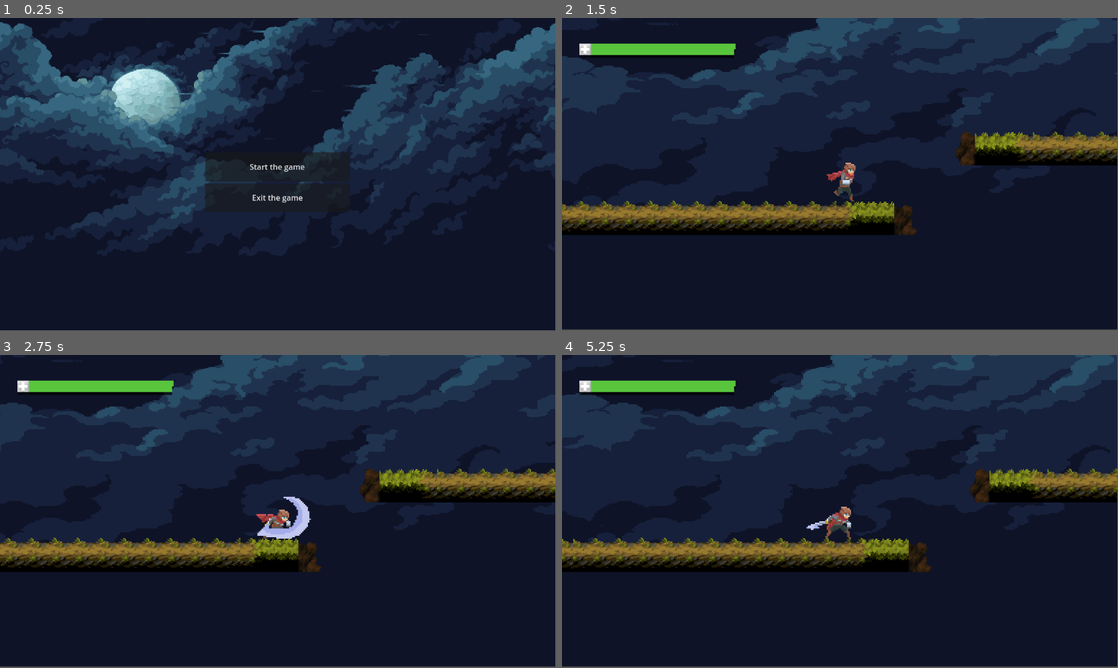
Above: before the commit, frames 1-4 (two rows, left to right).
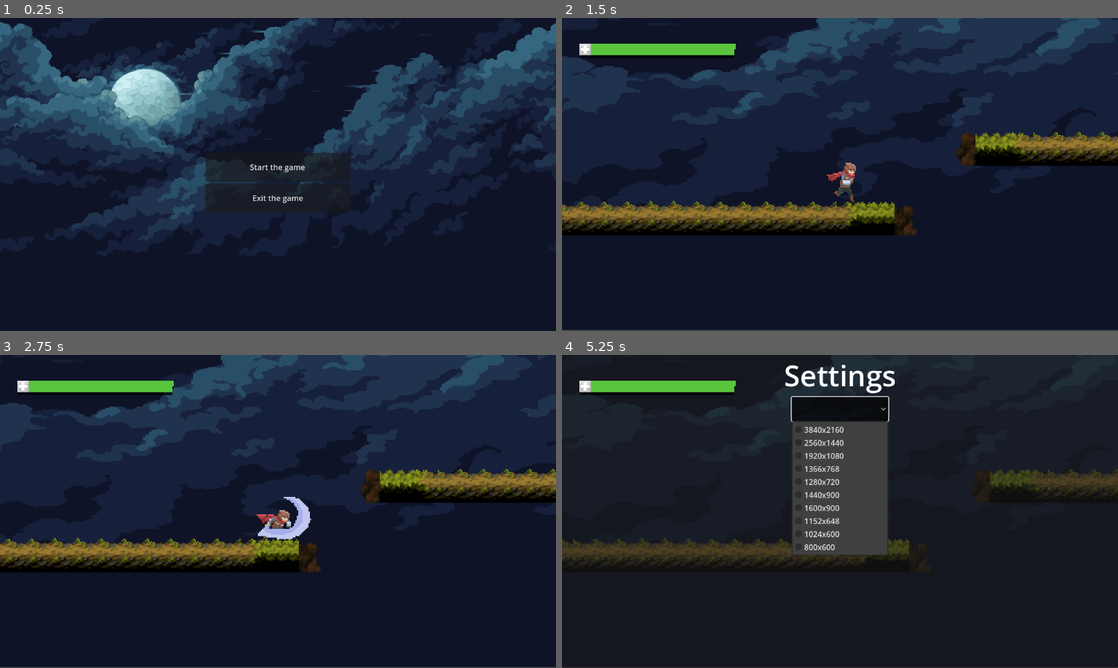
Above: after the commit, the same moments.

Repository: CN-Shopkeeper/godot_demo_collection
Game: Godot game, scene res://demo_projects/0001-moon_graveyard_platform_jump/scene/main.tscn
Two runs of this game, one before a commit and one after it. Both use one fixed random seed, a clock stepped at 60 frames per second and the inputs below.
Inputs (mouse positions are in pixels of both pictures, inside the frame that each line leads up to):
- Up to frame 1 (0.25 s): no input
- Up to frame 2 (1.5 s): click "Start the game" at 0.5 s; tap Enter (ui_accept) at 1.25 s; move the mouse to (962, 158) at 1.27 s; hold D (RIGHT) from 1.28 s (still down)
- Up to frame 3 (2.75 s): keep holding D (RIGHT); tap J (platform_jump_2d_attack1) at 1.52, 2.27 s; move the mouse to (166, 527) at 2.02 s
- Up to frame 4 (5.25 s): move the mouse to (895, 442) at 2.77 s; release D (RIGHT) at 2.78 s; hold A (LEFT) 2.78-3.53 s; move the mouse to (812, 574) at 3.52 s; hold D (RIGHT) 3.53-5 s; tap J (platform_jump_2d_attack1) at 3.77, 4.52 s; move the mouse to (1006, 558) at 4.27 s; tap Escape (toggle_settings, bound only after the commit) at 4.9 s; click (840, 408) at 5.02 s
In our replay, the window is 799x449 before the commit and 800x450 after it. These sizes can differ from the game's own. Grey fills any space a smaller window leaves; there, only what the larger window draws over its background counts as a difference.

The runs differ from the first frame. In frame 1, 0.5% of the frame differs, in the area x 1-100%, y 0-68%; in frame 2, 1.7%; in frame 3, 1.7%; in frame 4, 24%, in the area x 0-100%, y 0-100%.

Commit message:
add: 0007-resolution_settings_menu

Diff:
--- /dev/null
+++ b/0000-0100/0007-resolution_setting_menu/scenes/game.tscn
@@ -0,0 +1,4 @@
+[gd_scene format=3 uid="uid://c8bglwfp8kgwh"]
+
+[node name="Game" type="Node2D"]
+metadata/_edit_horizontal_guides_ = [-568.0]
--- /dev/null
+++ b/0000-0100/0007-resolution_setting_menu/scenes/gui_components/settings_menu.gd
@@ -0,0 +1,27 @@
+extends Control
+
+@onready var resolution_option_button: OptionButton = $Panel/HBoxContainer/VBoxContainer/OptionButton
+
+func add_resolutions():
+	for r in GUI.resolutions:
+		resolution_option_button.add_item(r)
+
+func update_button_values():
+	var windows_size_str = str(get_window().size.x,"x",get_window().size.y)
+	print(windows_size_str)
+	var resolution_index = GUI.resolutions.keys().find(windows_size_str)
+	print(resolution_index)
+	resolution_option_button.selected = resolution_index
+
+func _ready() -> void:
+	add_resolutions()
+
+
+func _on_option_button_item_selected(index: int) -> void:
+	var key = resolution_option_button.get_item_text(index)
+	# method in the video
+	#get_window().set_size(GUI.resolutions[key])
+
+	# Embedded windows need to be disabled to run in the editor
+	DisplayServer.window_set_size(GUI.resolutions[key])
+	GUI.center_window()
--- /dev/null
+++ b/0000-0100/0007-resolution_setting_menu/scenes/gui_components/settings_menu.tscn
@@ -0,0 +1,48 @@
+[gd_scene load_steps=3 format=3 uid="uid://bf0s653lpylpp"]
+
+[ext_resource type="Script" uid="uid://dyd1uotnmubj5" path="res://0000-0100/0007-resolution_setting_menu/scenes/gui_components/settings_menu.gd" id="1_jxwj1"]
+
+[sub_resource type="LabelSettings" id="LabelSettings_jxwj1"]
+font_size = 60
+
+[node name="SettingsMenu" type="Control"]
+layout_mode = 3
+anchors_preset = 15
+anchor_right = 1.0
+anchor_bottom = 1.0
+grow_horizontal = 2
+grow_vertical = 2
+script = ExtResource("1_jxwj1")
+
+[node name="Panel" type="Panel" parent="."]
+layout_mode = 1
+anchors_preset = 15
+anchor_right = 1.0
+anchor_bottom = 1.0
+grow_horizontal = 2
+grow_vertical = 2
+
+[node name="HBoxContainer" type="HBoxContainer" parent="Panel"]
+layout_mode = 1
+anchors_preset = 15
+anchor_right = 1.0
+anchor_bottom = 1.0
+grow_horizontal = 2
+grow_vertical = 2
+
+[node name="VBoxContainer" type="VBoxContainer" parent="Panel/HBoxContainer"]
+layout_mode = 2
+size_flags_horizontal = 3
+
+[node name="Label" type="Label" parent="Panel/HBoxContainer/VBoxContainer"]
+layout_mode = 2
+text = "Settings"
+label_settings = SubResource("LabelSettings_jxwj1")
+horizontal_alignment = 1
+
+[node name="OptionButton" type="OptionButton" parent="Panel/HBoxContainer/VBoxContainer"]
+custom_minimum_size = Vector2(200, 50)
+layout_mode = 2
+size_flags_horizontal = 4
+
+[connection signal="item_selected" from="Panel/HBoxContainer/VBoxContainer/OptionButton" to="." method="_on_option_button_item_selected"]
--- /dev/null
+++ b/0000-0100/0007-resolution_setting_menu/scripts/autoloads/gui_autoload.gd
@@ -0,0 +1,37 @@
+extends CanvasLayer
+
+var gui_components=[
+	"res://0000-0100/0007-resolution_setting_menu/scenes/gui_components/settings_menu.tscn"
+]
+var resolutions = {
+	"3840x2160": Vector2i(3840,2160),
+	"2560x1440": Vector2i(2560,1440),
+	"1920x1080": Vector2i(1920,1080),
+	"1366x768": Vector2i(1366,768),
+	"1280x720": Vector2i(1280,720),
+	"1440x900": Vector2i(1440,900),
+	"1600x900": Vector2i(1600,900),
+	"1152x648": Vector2i(1152,648),
+	"1024x600": Vector2i(1024,600),
+	"800x600": Vector2i(800,600)
+}
+
+func center_window():
+	var screen_center = DisplayServer.screen_get_position()+DisplayServer.screen_get_size()/2
+	var windows_size = DisplayServer.window_get_size_with_decorations()
+	DisplayServer.window_set_position(screen_center-windows_size/2)
+
+func _ready() -> void:
+	var last_key = resolutions.keys()[-1]
+	DisplayServer.window_set_min_size(resolutions[last_key])
+	for i in gui_components:
+		var new_scene = load(i).instantiate()
+		add_child(new_scene)
+		new_scene.hide()
+
+func _input(event: InputEvent) -> void:
+	if Input.is_action_just_pressed("toggle_settings"):
+		var settings_menu = get_node("SettingsMenu")
+		settings_menu.visible=!settings_menu.visible
+		if settings_menu.visible:
+			settings_menu.update_button_values()
--- a/project.godot
+++ b/project.godot
@@ -17,7 +17,13 @@
 
 [autoload]
 
+GUI="*res://0000-0100/0007-resolution_setting_menu/scripts/autoloads/gui_autoload.gd"
 LoadManager="*res://0000-0100/0002-background_loading_system/autoloads/LoadManager.gd"
+
+[display]
+
+window/stretch/mode="viewport"
+window/stretch/aspect="ignore"
 
 [editor]
 
@@ -78,6 +84,11 @@
 "events": [Object(InputEventKey,"resource_local_to_scene":false,"resource_name":"","device":-1,"window_id":0,"alt_press …(192 unchanged characters)…
 ]
 }
+toggle_settings={
+"deadzone": 0.2,
+"events": [Object(InputEventKey,"resource_local_to_scene":false,"resource_name":"","device":-1,"window_id":0,"alt_pressed":false,"shift_pressed":false,"ctrl_pressed":false,"meta_pressed":false,"pressed":false,"keycode":0,"physical_keycode":4194305,"key_label":0,"unicode":0,"location":0,"echo":false,"script":null)
+]
+}
 
 [layer_names]
 
@@ -87,5 +98,3 @@
 [rendering]
 
 textures/canvas_textures/default_texture_filter=0
-renderer/rendering_method="gl_compatibility"
-renderer/rendering_method.mobile="gl_compatibility"
Not shown, added: 0000-0100/0007-resolution_setting_menu/scenes/gui_components/settings_menu.gd.uid
Not shown, added: 0000-0100/0007-resolution_setting_menu/scripts/autoloads/gui_autoload.gd.uid
Binary file added: screenshots/0007-resolution_settings_menu.gif
Not shown, changed: results_show.md
